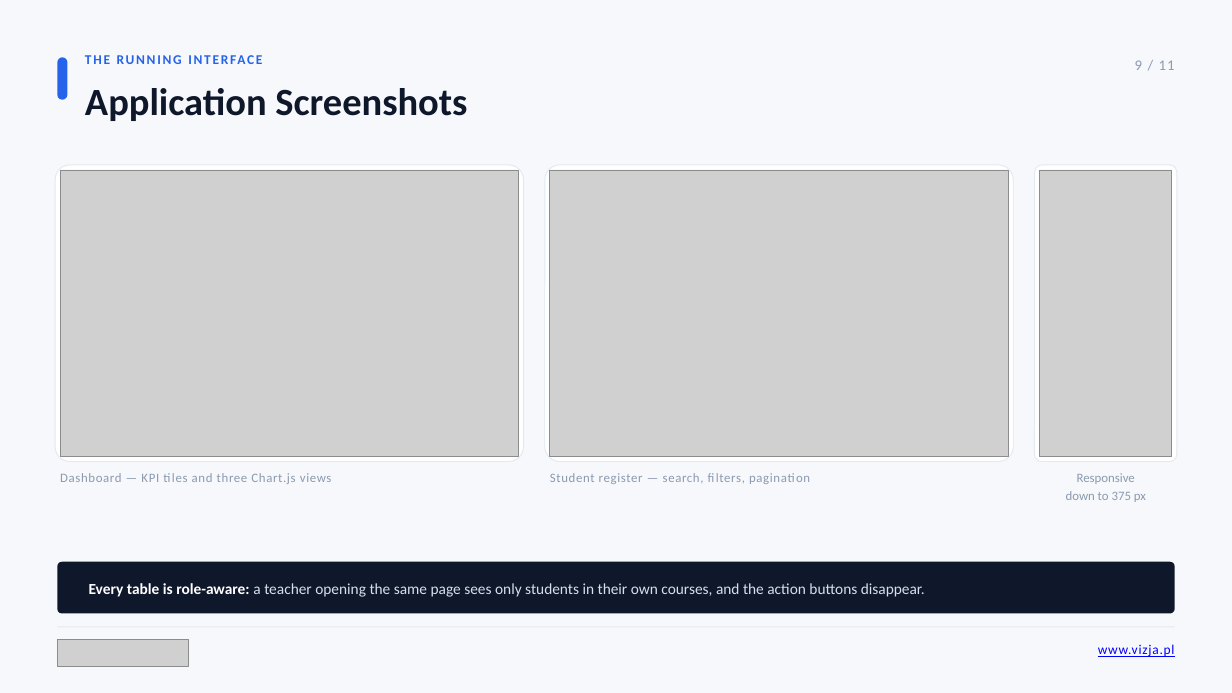
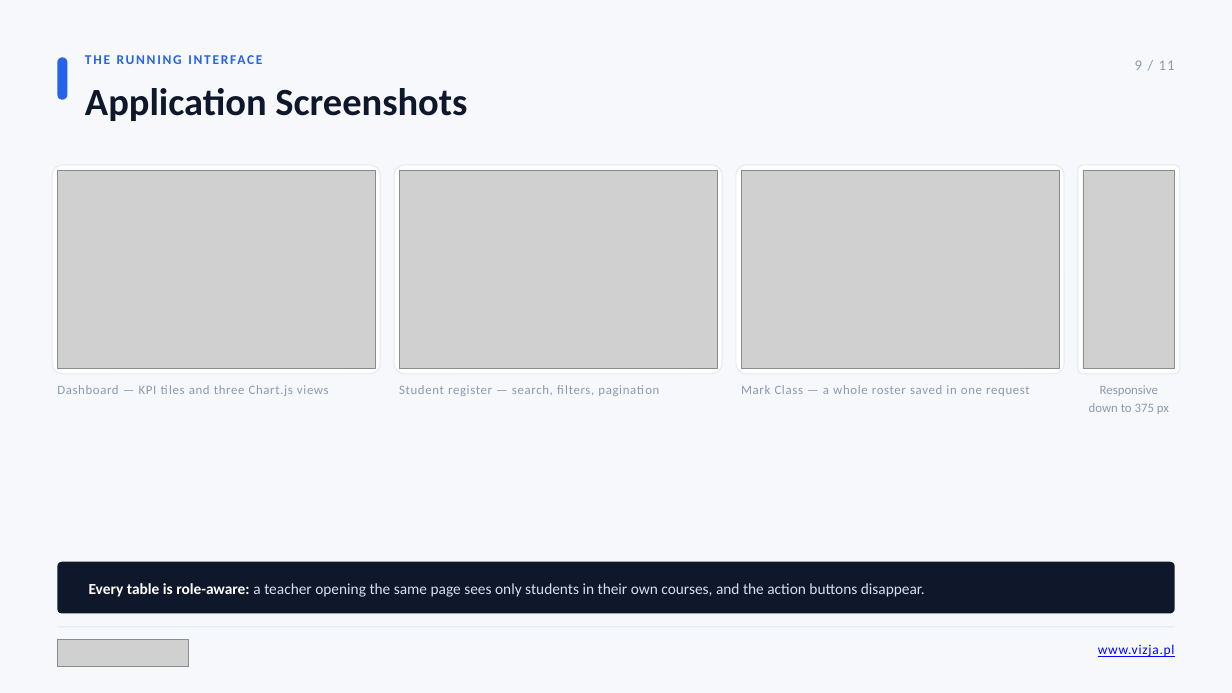
Before and after one commit to maksym671/Diploma-Project-SMS-Management-System, a slide deck: slide 9 of Maksym_Shpak_Diploma_Presentation.pptx. Drawn at 1232x693 pixels with LibreOffice and Linux fonts; fonts in the diff are those of the drawing; grey boxes stand for pictures. Boxes give left, top, right and bottom in pixels: in the first picture for what was removed or moved away, otherwise in the second. Text is boxed around its words. In the diff, an @@ line names an element or a change of style, - is before the commit and + after.

```diff
--- a/Maksym_Shpak_Diploma_Presentation.pptx
+++ b/Maksym_Shpak_Diploma_Presentation.pptx
@@ rounded rectangle: place and size @@
-rounded rectangle at (55,165,524,461)
+rounded rectangle at (52,165,380,373)
@@ picture: place and size @@
-picture at (60,170,518,457)
+picture at (57,170,375,369)
@@ rounded rectangle: place and size @@
-rounded rectangle at (545,165,1014,461)
+rounded rectangle at (395,165,723,373)
@@ picture: place and size @@
-picture at (550,170,1008,457)
+picture at (399,170,717,369)
@@ rounded rectangle: place and size @@
-rounded rectangle at (1035,165,1177,461)
+rounded rectangle at (737,165,1065,373)
@@ picture added at (741,170,1059,369) @@
@@ rounded rectangle added at (1079,165,1180,373), fill #FFFFFF, outline #E3E9F0 0.75 pt @@
@@ picture: place and size @@
-picture at (1040,170,1172,457)
+picture at (1083,170,1175,369)
@@ text "Dashboard — KPI tiles and ...": place and size @@
-text "Dashboard — KPI tiles and ..." at (60,473,332,484)
+text "Dashboard — KPI tiles and ..." at (57,385,329,396)
@@ text "Student register — search, filters, ...": place and size @@
-text "Student register — search, filters, ..." at (550,473,704,484)
+text "Student register — search, filters, ..." at (399,385,553,396)
@@ text added at (741,385,1029,396), 10 pt, text #8C9AAF @@
+Mark Class — a whole roster saved in one request
@@ text "Responsive": place and size @@
-text "Responsive" at (1066,473,1146,502)
+text "Responsive" at (1089,385,1169,414)
```
Also in this commit, not shown: 7 other files.
